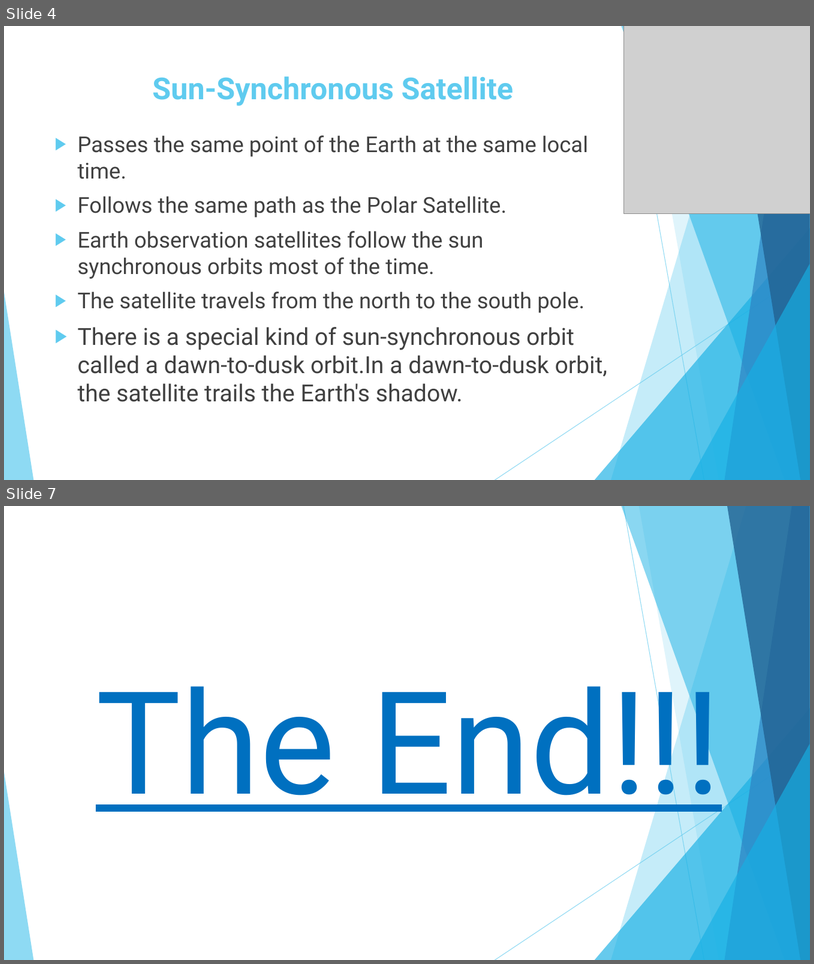
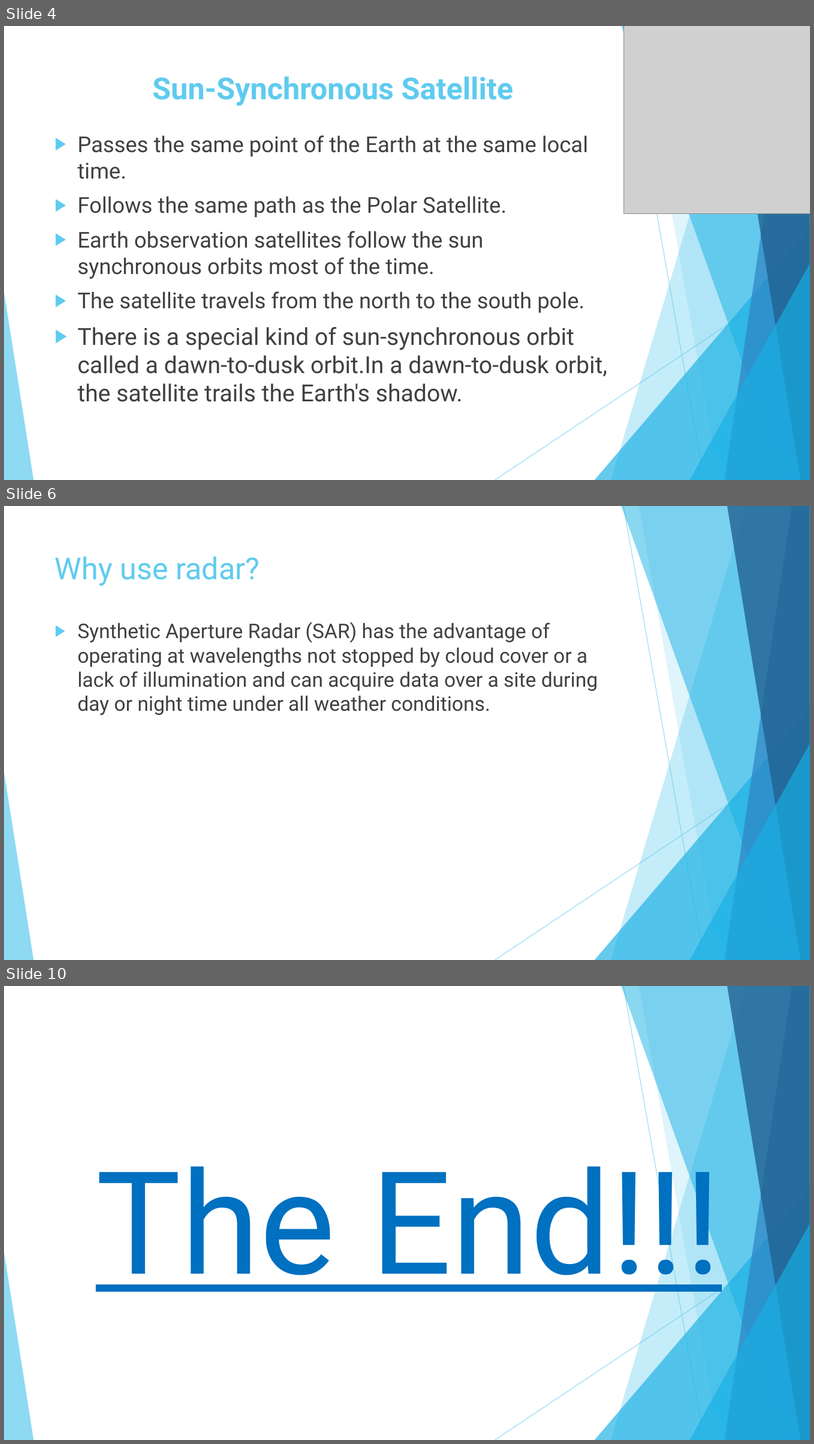
Before and after one commit to rsmith013/All-saints-robot, a slide deck: How do Satellites Help us Understand More About.pptx. Shown one above the other, each under a label of ours: slides 4 and 7 before the commit, slides 4, 6 and 10 after it; the slides between them are not shown. The pictures are 814x964 and 814x1444 pixels, drawn with LibreOffice and Linux fonts; fonts in the diff are those of the drawing; grey boxes stand for pictures; background and template pictures are left out. Boxes give left, top, right and bottom in pixels: in the first picture for what was removed or moved away, otherwise in the second. Text is boxed around its words. In the diff, an @@ line names an element or a change of style, - is before the commit and + after.

```diff
--- a/How do Satellites Help us Understand More About.pptx
+++ b/How do Satellites Help us Understand More About.pptx
@@ slide 6 added at (4, 506, 810, 960), background #FFFFFF; not listed: 10 template elements that a slide beside it also shows @@
@@ title added at (55, 556, 260, 586), 36 pt, text #5FCBEF @@
+Why use radar?
@@ text added at (78, 622, 598, 715), 24.1 pt, text #404040 @@
+▶ Synthetic Aperture Radar (SAR) has the advantage of operating at wavelengths not stopped by cloud cover or a lack of illumination and can acquire data over a site during day or night time under all weather conditions.
@@ what was slide 7 is now slide 10 @@
```
Also in this commit, not shown: 2 slides changed, 2 other slides added, 5 other files.
